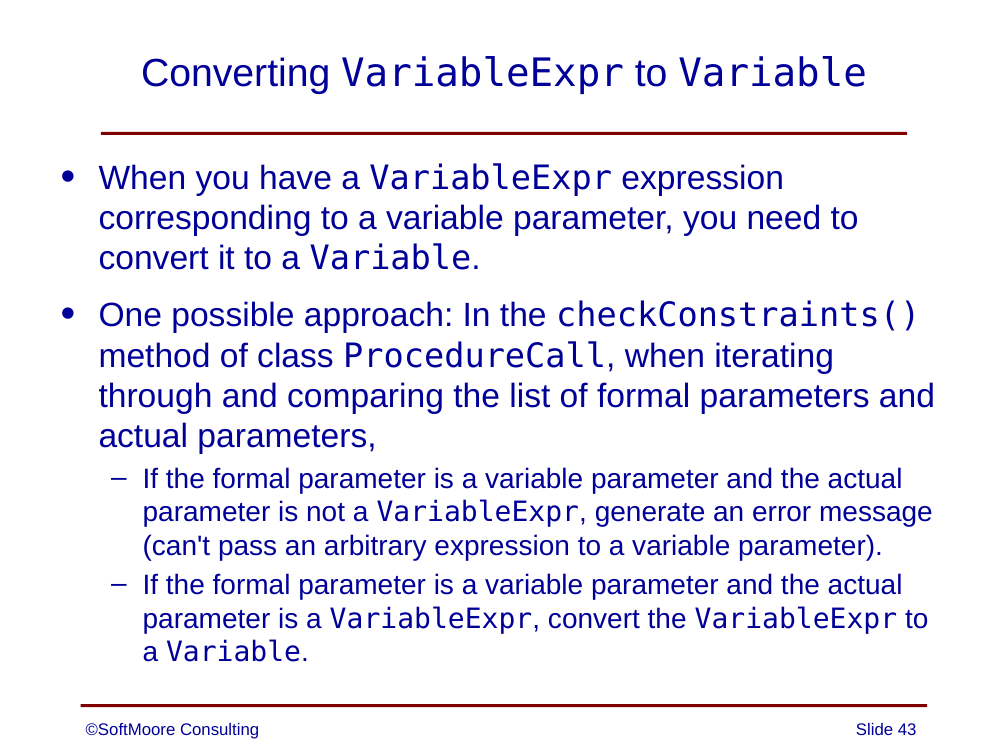
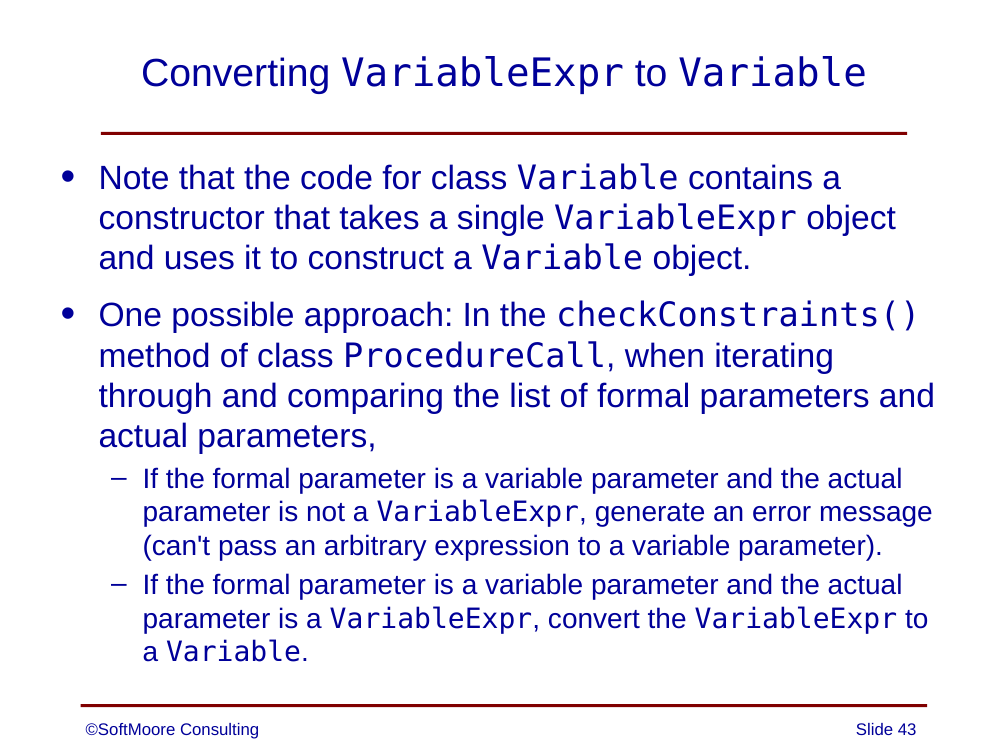
Before and after one commit to SoftMoore/CPRL-Java-4th, a slide deck: slide 43 of PowerPoints/13 - Subprograms.pptx. Drawn at 1008x756 pixels with LibreOffice and Linux fonts; fonts in the diff are those of the drawing. Boxes give left, top, right and bottom in pixels: in the first picture for what was removed or moved away, otherwise in the second. Text is boxed around its words. In the diff, an @@ line names an element or a change of style, - is before the commit and + after.

```diff
--- a/PowerPoints/13 - Subprograms.pptx
+++ b/PowerPoints/13 - Subprograms.pptx
@@ text at (99,163,896,276): text changed @@
-• When you have a VariableExpr expression corresponding to a variable parameter, you need to convert it to a Variable.
+• Note that the code for class Variable contains a constructor that takes a single VariableExpr object and uses it to construct a Variable object.
```
Also in this commit, not shown: 3 other slides changed.
